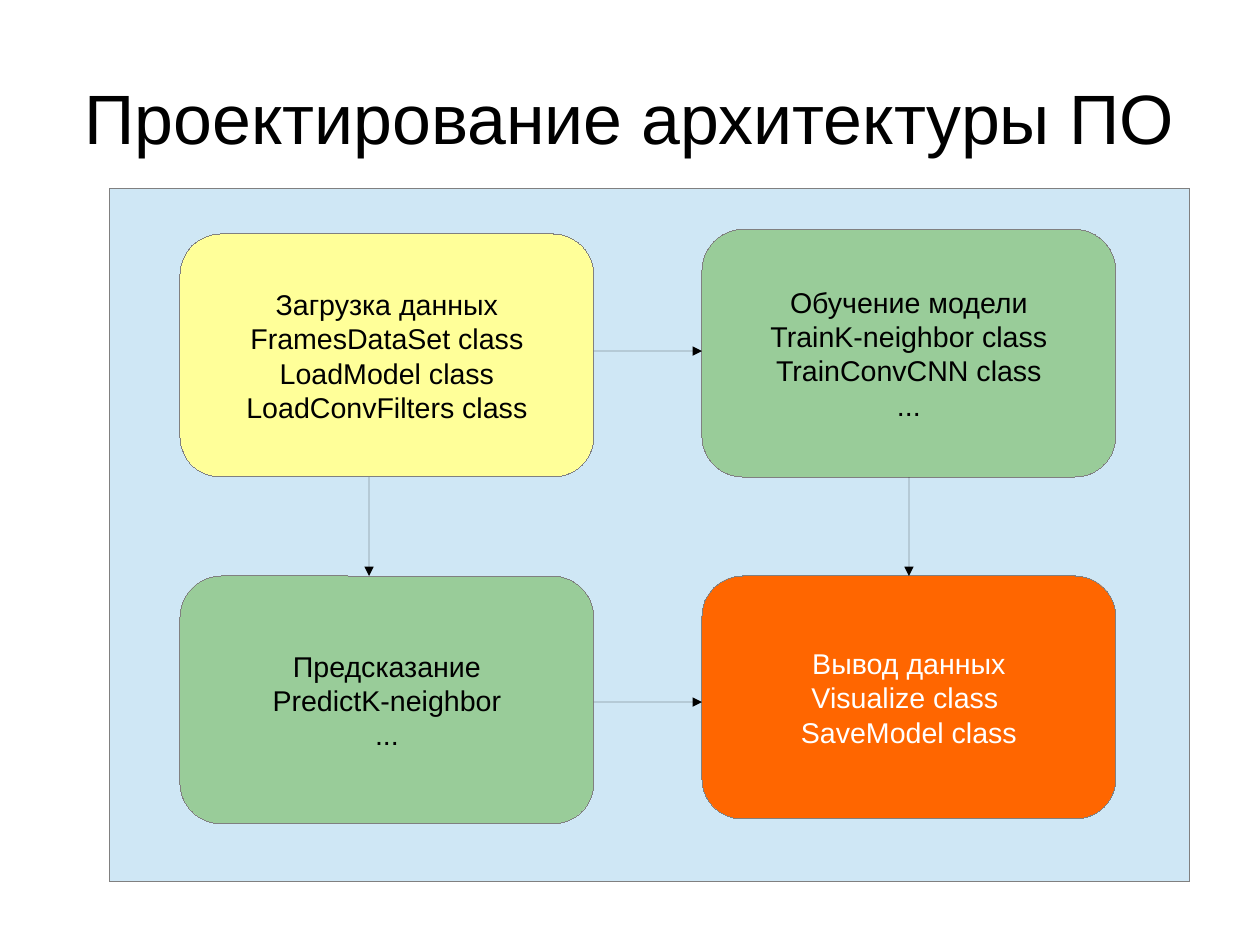
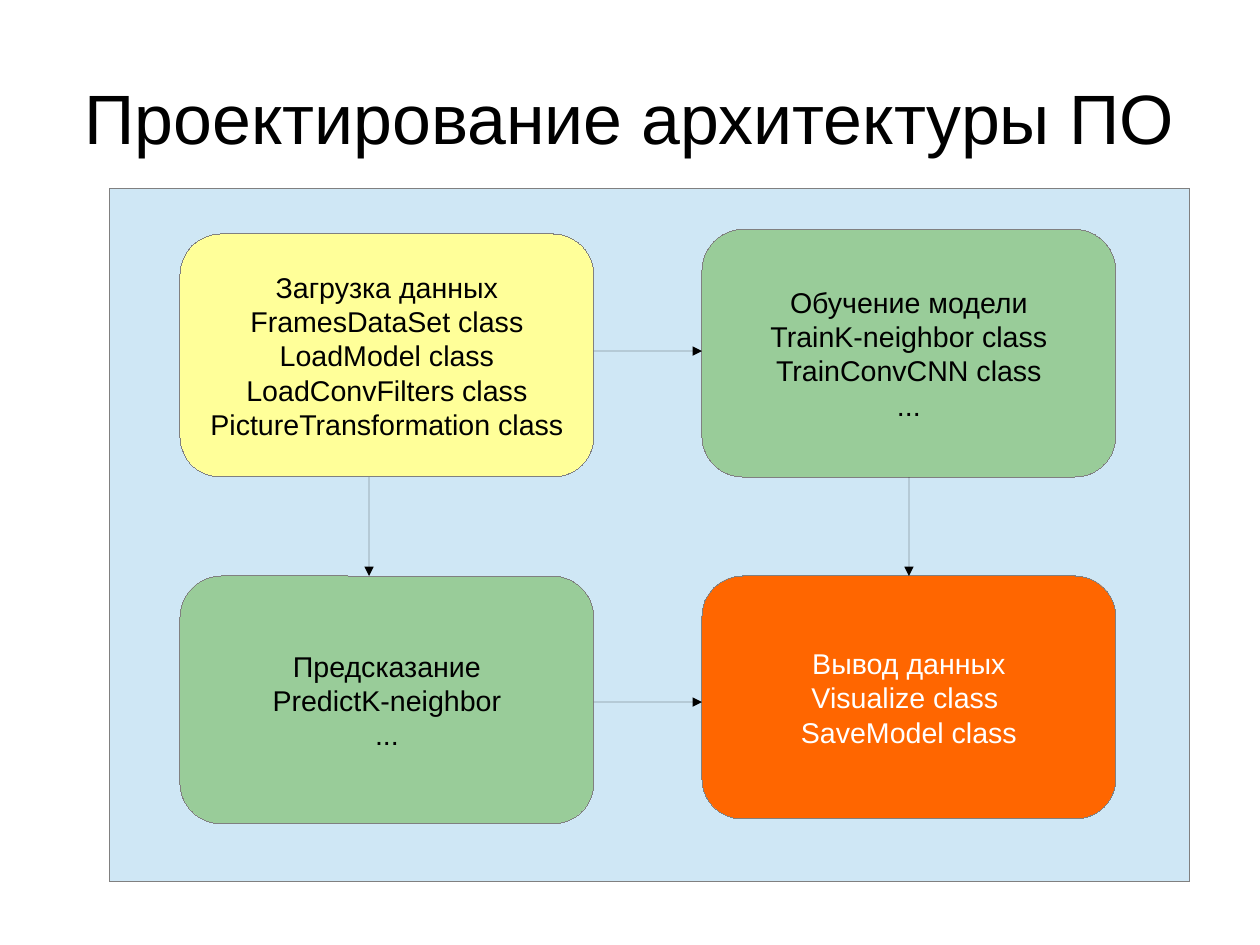
Before and after one commit to Lavrikov/Boiler, a slide deck: slide 8 of Проект разработки.odp. Drawn at 1260x945 pixels with LibreOffice and Linux fonts; fonts in the diff are those of the drawing. Boxes give left, top, right and bottom in pixels: in the first picture for what was removed or moved away, otherwise in the second. Text is boxed around its words. In the diff, an @@ line names an element or a change of style, - is before the commit and + after.

```diff
--- a/Проект разработки.odp
+++ b/Проект разработки.odp
@@ text in rounded rectangle at [210,414,563,436]: paragraph added @@
+PictureTransformation class
```
Also in this commit, not shown: 4 other files.
